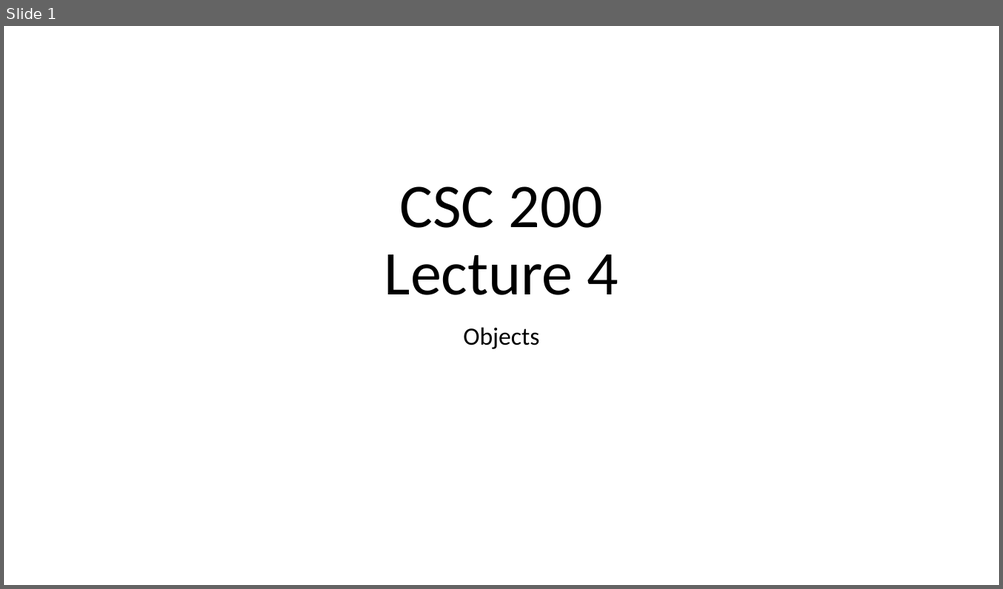
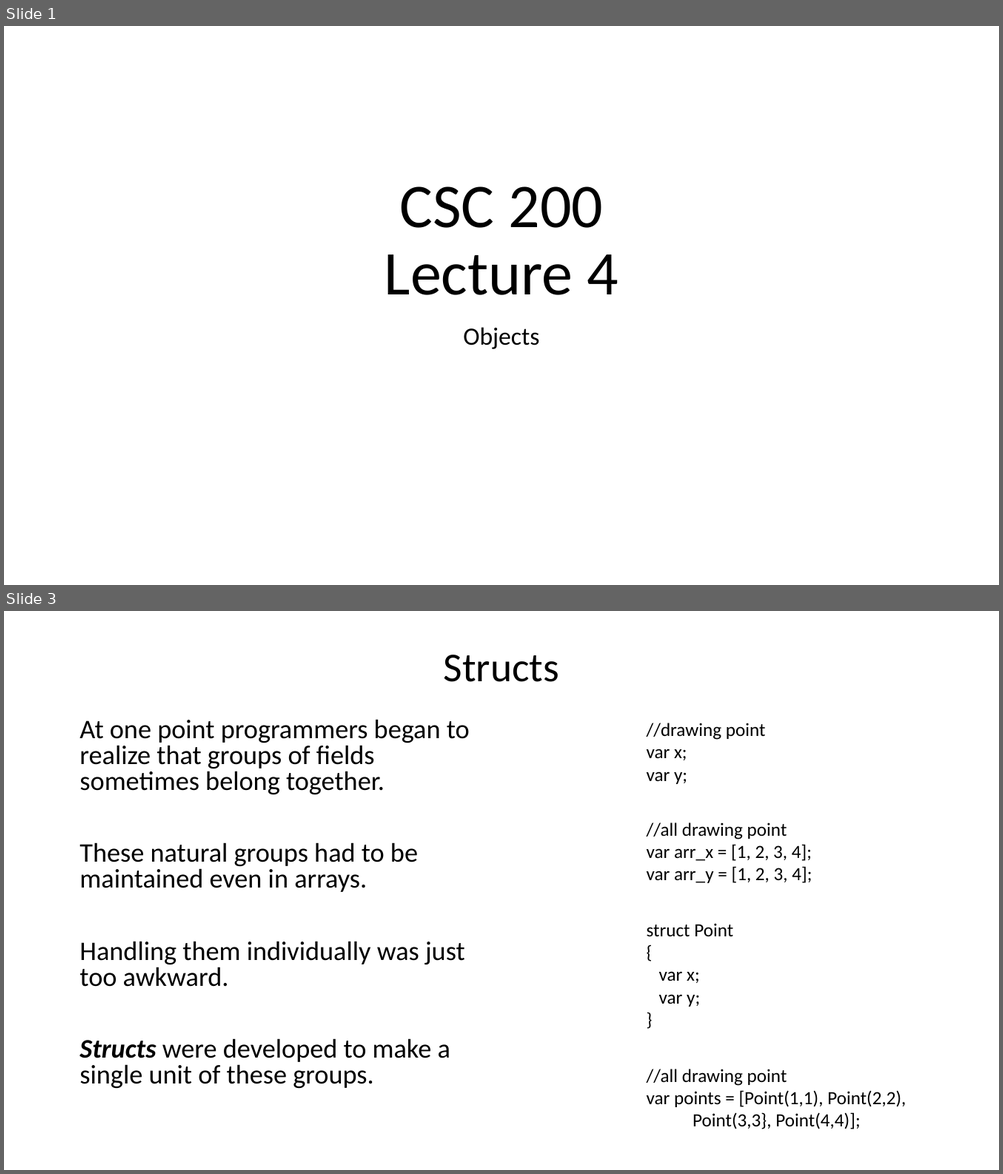
Before and after one commit to bsdillon/cs200_Spring2020, a slide deck: Lecture/Lect4-Objects.pptx. Shown one above the other, each under a label of ours: slide 1 before the commit, slides 1 and 3 after it; the slides between them are not shown. The pictures are 1003x589 and 1003x1174 pixels, drawn with LibreOffice and Linux fonts; fonts in the diff are those of the drawing. Boxes give left, top, right and bottom in pixels: in the first picture for what was removed or moved away, otherwise in the second. Text is boxed around its words. In the diff, an @@ line names an element or a change of style, - is before the commit and + after.

```diff
--- a/Lecture/Lect4-Objects.pptx
+++ b/Lecture/Lect4-Objects.pptx
@@ slide 3 added at <box>4,611,999,1170</box>, background #FFFFFF @@
@@ title added at <box>444,655,559,682</box>, 39.6 pt, text #000000 @@
+Structs
@@ text added at <box>79,719,469,1089</box>, 25.9 pt, text #000000 @@
+At one point programmers began to realize that groups of fields sometimes belong together.
+These natural groups had to be maintained even in arrays.
+Handling them individually was just too awkward.
+Structs were developed to make a single unit of these groups.
@@ text added at <box>646,723,765,784</box>, 18 pt, text #000000 @@
+//drawing point
+var x;
+var y;
@@ text added at <box>646,823,811,883</box>, 18 pt, text #000000 @@
+//all drawing point
+var arr_x = [1, 2, 3, 4];
+var arr_y = [1, 2, 3, 4];
@@ text added at <box>646,923,733,1007</box>, 18 pt, text #000000 @@
+struct Point
+{
+var x;
+var y;
+}
@@ text added at <box>646,1069,905,1130</box>, 18 pt, text #000000 @@
+//all drawing point
+var points = [Point(1,1), Point(2,2),
+Point(3,3}, Point(4,4)];
```
Also in this commit, not shown: 11 other slides added, 1 slide removed.
